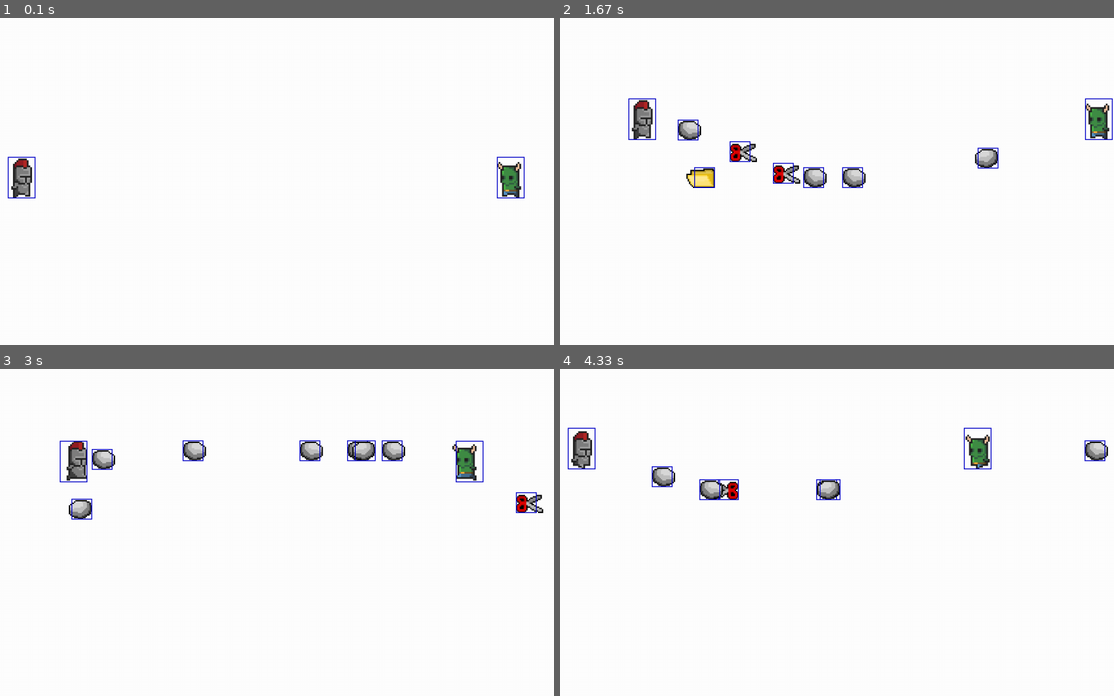
Above: before the commit, frames 1-4 (two rows, left to right).
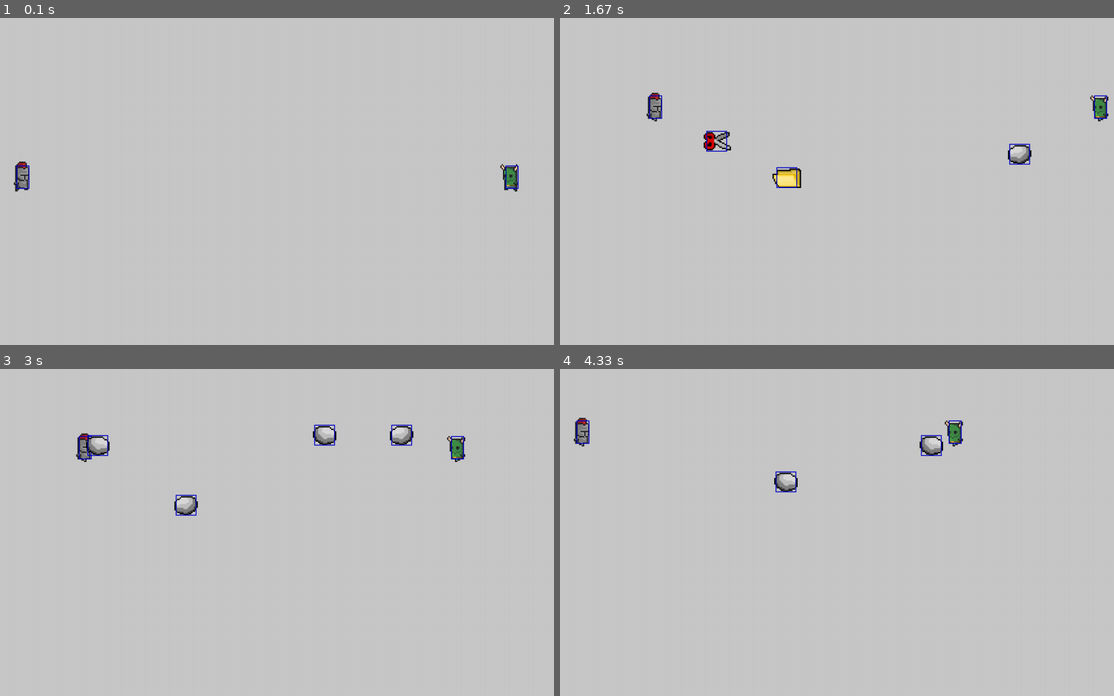
Above: after the commit, the same moments.

Repository: OscarVinhNguyen/RPS_Shoot
Game: pygame game, started from pygame_rock_paper_scissors.py
The game is run twice, just before and just after one commit, with the same random seed, the same clock (stepped at 60 frames per second) and the same inputs.
Inputs:
- Up to frame 1 (0.1 s): no input
- Up to frame 2 (1.67 s): tap Enter at 0.33 s; hold Right 0.67-1.13 s; hold D 0.67-1.13 s; tap F at 0.73, 1.03, 1.23, 1.57 s; tap G at 0.82 s; hold H 1.17-1.47 s; hold Up 1.17-1.47 s; hold W 1.17-1.47 s; tap Right Shift at 1.32 s; hold Up from 1.5 s (still down); hold W from 1.5 s (still down)
- Up to frame 3 (3 s): release Up at 1.8 s; release W at 1.8 s; hold Right 1.83-2.3 s; hold D 1.83-2.3 s; tap F at 1.9, 2.2, 2.4, 2.7, 2.97 s; tap G at 1.98 s; hold Left 2.33-2.87 s; hold A 2.33-2.87 s; tap Right Shift at 2.48 s; hold Down from 2.9 s (still down); hold S from 2.9 s (still down)
- Up to frame 4 (4.33 s): release Down at 3.2 s; release S at 3.2 s; tap \ at 3.23 s; hold Left 3.57-3.97 s; hold A 3.57-3.97 s; tap F at 3.63, 3.93, 4.07 s; tap Right Shift at 3.72 s; hold Up from 4 s (still down); hold W from 4 s (still down)

The runs differ from the first frame. In frame 1, 100% of the frame differs, in the area x 0-100%, y 0-100%; in frame 2, 100%; in frame 3, 99%; in frame 4, 100%.

Commit message:
Redone hitboxes, collision mehtod, and projectile collisions and calculations

Diff:
--- a/pygame_rock_paper_scissors.py
+++ b/pygame_rock_paper_scissors.py
@@ -17,18 +17,57 @@
         self.y = y
         self. spd = spd
         self.cooldown = cooldown
-        self.hitbox = (self.x + 8, self.y + 8, 16*4, 24*4)
+        self.hitbox = (self.x-4*3, self.y-4*3, 10*3, 18*3)
+
+    def movement_controls(self, left_key, right_key, up_key, down_key):
+        if keys[left_key] and self.x > 32 + self.spd:
+            self.x -= self.spd
+        if keys[right_key] and self.x < win_w - 32 - self.spd:
+            self.x += self.spd
+        if keys[up_key] and self.y > 32 + self.spd:
+            self.y -= self.spd
+        if keys[down_key] and self.y < win_h - 64 - self.spd:
+            self.y += self.spd
 
     def draw_hitbox(self, win):
-            pygame.draw.rect(win, (0, 0, 200), self.hitbox, 2)
+        self.hitbox = (self.x-4*3, self.y-4*3, 10*3, 18*3)
+        pygame.draw.rect(win, (0, 0, 200), self.hitbox, 2)
 
 class Projectile():
-    def __init__(self, x, y, direction, spd, variety):
+    def __init__(self, x, y, direction, spd, spr_index, variety):
         self.x = x
         self.y = y
         self.direction = direction
         self.vel = direction * spd
+        self.spr_index = spr_index
         self.variety = variety
+        self.hitbox = (self.x-8*3, self.y-8*3, 16*3, 16*3)
+
+    def draw_hitbox(self, win):
+        self.hitbox = (self.x-8*3, self.y-8*3, 16*3, 16*3)
+        pygame.draw.rect(win, (0, 0, 200), self.hitbox, 2)
+
+    # decide player 1 and player 2 projectile collisions for the RPS mechanic
+    def bullet_collision(self, targ_bullet, all_bullets):
+        for test_bullet in all_bullets:
+            if test_bullet == targ_bullet:
+                pass
+            elif check_collision(targ_bullet, test_bullet):
+                if targ_bullet.direction == 1:
+                    player_1_proj = targ_bullet
+                    player_2_proj = test_bullet
+                elif targ_bullet.direction == -1:
+                    player_2_proj = targ_bullet
+                    player_1_proj = test_bullet
+                # running math to determine what bullet wins
+                results = (player_1_proj.variety) - (player_2_proj.variety + 10)
+                if results == -10:
+                    all_bullets.pop(all_bullets.index(player_1_proj))
+                    all_bullets.pop(all_bullets.index(player_2_proj))
+                elif results == -12 or results == -9:
+                    all_bullets.pop(all_bullets.index(player_2_proj))
+                elif results == -8 or results == -11:
+                    all_bullets.pop(all_bullets.index(player_1_proj))
 
 class SpriteSheet():
     def __init__(self, sheet, cols, rows):
@@ -52,10 +91,15 @@
     def draw(self, surface, cell_index, x, y, handle=0):
         surface.blit(self.sheet, (x+self.handle[handle][0], y+self.handle[handle][1]), self.cells[cell_index])
 
-def sprite_scale(sprite, sprite_size, cols, rows, scale_factor):
+def scale_sprite(sprite, sprite_size, cols, rows, scale_factor):
     """scale a sprite given the arguments"""
-    scaled_sprite = pygame.transform.scale(sprite, (cols*sprite_size*scale_factor, rows*sprite_size*scale_factor))
-    return scaled_sprite
+    return pygame.transform.scale(sprite, (cols*sprite_size*scale_factor, rows*sprite_size*scale_factor))
+
+def check_collision(obj1, obj2): # requires objects to have defined hitboxes
+    # collision check on the y-axis
+    if obj1.hitbox[1] < obj2.hitbox[1] + obj2.hitbox[3] and obj1.hitbox[1] + obj1.hitbox[3] > obj2.hitbox[1]:
+        if obj1.hitbox[0] < obj2.hitbox[0] + obj2.hitbox[2] and obj1.hitbox[0] + obj1.hitbox[2] > obj2.hitbox[0]:
+            return True
 
 # def redraw_game_window (needed?)
 
@@ -74,17 +118,17 @@
 index = 0 # when drawing sprites
 index_timer = 0 # timer when incrimenting sprites
 
-index_update = 6 # update== sprite every 6 frames (out of 60 FPS (10 sprite frams per second))
+index_update = 5 # update sprite every 5 frames (out of 60 FPS (12 sprite frams per second))
 
 # shooting cooldown timer used in conjuction with Player.cooldown
 player_1_shoot_timer = 0
 player_2_shoot_timer = 0
 
 # projectile speed for all players
-proj_spd = 10
-
-player_1 = Player(mode='player', color=(50, 50, 250), x=50, y=win_h/2-25, spd=5, cooldown=10)
-player_2 = Player(mode='player', color=(50, 175, 50), x=win_w-100, y=win_h/2-25, spd=5, cooldown=10)
+proj_spd = 8
+
+player_1 = Player(mode='player', color=(50, 50, 250), x=50, y=win_h/2-25, spd=6, cooldown=40)
+player_2 = Player(mode='player', color=(50, 175, 50), x=win_w-100, y=win_h/2-25, spd=6, cooldown=40)
 
 player_1_has_control = True
 player_2_has_control = True
@@ -95,15 +139,15 @@
 spr_knight_file = pygame.image.load("spr_rpss_knight.png")
 spr_orc_file = pygame.image.load("spr_rpss_orc.png")
 
-spr_knight_scaled = sprite_scale(spr_knight_file, 32, 7, 3, 4)
-spr_orc_scaled = sprite_scale(spr_orc_file, 32, 7, 3, 4)
+spr_knight_scaled = scale_sprite(spr_knight_file, 32, 7, 3, 3)
+spr_orc_scaled = scale_sprite(spr_orc_file, 32, 7, 3, 3)
 
 spr_knight = SpriteSheet(spr_knight_scaled, 7, 3)
 spr_orc = SpriteSheet(spr_orc_scaled, 7, 3)
 
 # projectile sprites
 spr_proj_file = pygame.image.load("spr_rpss_projectiles.png")
-spr_proj_scaled = sprite_scale(spr_proj_file, 32, 3, 1, 3)
+spr_proj_scaled = scale_sprite(spr_proj_file, 32, 3, 1, 3)
 spr_proj = SpriteSheet(spr_proj_scaled, 3, 1)
 
 spr2_proj_flipped = pygame.transform.flip(spr_proj_scaled, True, False)
@@ -121,30 +165,28 @@
         if event.type == pygame.QUIT:
           run = False
 
-    win.fill((255, 255, 255))
+    win.fill((200, 200, 200))
 
     # draw the character referencing the draw method in the class, SpritSheet()
     spr_knight.draw(win, (index % 4)+7, player_1.x, player_1.y, CENTER_HANDLE)
     spr_orc.draw(win, (index % 4)+7, player_2.x, player_2.y, CENTER_HANDLE)
 
     # updating hitbox location to the players location
-    player_1.hitbox = (player_1.x-8*4, player_1.y-8*4, 16*4, 24*4)
     player_1.draw_hitbox(win)
-
-    player_2.hitbox = (player_2.x-8*4, player_2.y-8*4, 16*4, 24*4)
     player_2.draw_hitbox(win)
+
+
+    # checking bullet collisions with one another
+    for bullet in bullets:
+        bullet.bullet_collision(targ_bullet=bullet, all_bullets=bullets)
 
     for bullet in bullets:
         if bullet.direction == 1:
-            if bullet.y - 8*4 < player_2.hitbox[1] + player_2.hitbox[3] and bullet.y + 8*4 > player_2.hitbox[1]:
-                if bullet.x < player_2.hitbox[0] + player_2.hitbox[2] and bullet.x + 16*4 > player_2.hitbox[0]:
-                    print("player_2 hit")
-                    bullets.pop(bullets.index(bullet))
-        if bullet.direction == -1:
-            if bullet.y - 8*4 < player_1.hitbox[1] + player_1.hitbox[3] and bullet.y + 8*4 > player_1.hitbox[1]:
-                if bullet.x - 16*4 < player_1.hitbox[0] + player_1.hitbox[2] and bullet.x > player_1.hitbox[0]:
-                    print("player_1 hit")
-                    bullets.pop(bullets.index(bullet))
+            if check_collision(bullet, player_2):
+                bullets.pop(bullets.index(bullet))
+        elif bullet.direction == -1:
+            if check_collision(bullet, player_1):
+                bullets.pop(bullets.index(bullet))
         if bullet.x > 0 and bullet.x < win_w:
             bullet.x += bullet.vel
         else:
@@ -153,11 +195,11 @@
     # draw bullets from the bullets list
     for bullet in bullets:
         if bullet.direction == 1:
-            spr_proj.draw(win, bullet.variety, bullet.x, bullet.y, handle=3)
-            pygame.draw.rect(win, (0, 0, 200), (bullet.x, bullet.y-8*3, 16*3, 16*3), 2)
+            spr_proj.draw(win, bullet.spr_index, bullet.x, bullet.y, handle=CENTER_HANDLE)
+            bullet.draw_hitbox(win)
         if bullet.direction == -1:
-            spr2_proj.draw(win, bullet.variety, bullet.x, bullet.y, handle=5)
-            pygame.draw.rect(win, (0, 0, 200), (bullet.x-16*3, bullet.y-8*3, 16*3, 16*3), 2)
+            spr2_proj.draw(win, bullet.spr_index, bullet.x, bullet.y, handle=CENTER_HANDLE)
+            bullet.draw_hitbox(win)
 
     # sprite (index) frame rate
     index_timer += 1
@@ -180,24 +222,17 @@
         # shooting
         if player_1_shoot_timer <= 0:
             if keys[pygame.K_f]:
-                bullets.append(Projectile(player_1.x+8*4, player_1.y+16, 1, proj_spd, variety=0)) # rock
+                bullets.append(Projectile(player_1.x+8*3, player_1.y+16, 1, proj_spd, spr_index=0, variety=1)) # rock
                 player_1_shoot_timer = player_1.cooldown
             elif keys[pygame.K_g]:
-                bullets.append(Projectile(player_1.x+8*4, player_1.y+16, 1, proj_spd, variety=1)) # paper
+                bullets.append(Projectile(player_1.x+8*3, player_1.y+16, 1, proj_spd, spr_index=1, variety=2)) # paper
                 player_1_shoot_timer = player_1.cooldown
             elif keys[pygame.K_h]:
-                bullets.append(Projectile(player_1.x+8*4, player_1.y+16, 1, proj_spd, variety=2)) # scissors
+                bullets.append(Projectile(player_1.x+8*3, player_1.y+16, 1, proj_spd, spr_index=2, variety=3)) # scissors
                 player_1_shoot_timer = player_1.cooldown
 
         # movement
-        if keys[pygame.K_a] and player_1.x > 32 + player_1.spd:
-            player_1.x -= player_1.spd
-        if keys[pygame.K_d] and player_1.x < win_w - 32 - player_1.spd:
-            player_1.x += player_1.spd
-        if keys[pygame.K_w] and player_1.y > 32 + player_1.spd:
-            player_1.y -= player_1.spd
-        if keys[pygame.K_s] and player_1.y < win_h - 64 - player_1.spd:
-            player_1.y += player_1.spd
+        player_1.movement_controls(pygame.K_a, pygame.K_d, pygame.K_w, pygame.K_s)
 
     # player 2 controls (and screen boundaries)
     if player_2_has_control:
@@ -205,24 +240,17 @@
         # shooting
         if player_2_shoot_timer <= 0:
             if keys[pygame.K_RSHIFT]:
-                bullets.append(Projectile(player_2.x-8*4, player_2.y+16, -1, proj_spd, variety=2)) # rock
+                bullets.append(Projectile(player_2.x-8*3, player_2.y+16, -1, proj_spd, spr_index=2, variety=1)) # rock
                 player_2_shoot_timer = player_2.cooldown
             elif keys[pygame.K_RETURN]:
-                bullets.append(Projectile(player_2.x-8*4, player_2.y+16, -1, proj_spd, variety=1)) # paper
+                bullets.append(Projectile(player_2.x-8*3, player_2.y+16, -1, proj_spd, spr_index=1, variety=2)) # paper
                 player_2_shoot_timer = player_2.cooldown
             elif keys[pygame.K_BACKSLASH]:
-                bullets.append(Projectile(player_2.x-8*4, player_2.y+16, -1, proj_spd, variety=0)) # scissors
+                bullets.append(Projectile(player_2.x-8*3, player_2.y+16, -1, proj_spd, spr_index=0, variety=3)) # scissors
                 player_2_shoot_timer = player_2.cooldown
 
         # movement
-        if keys[pygame.K_LEFT] and player_2.x > 32 + player_2.spd:
-            player_2.x -= player_2.spd
-        if keys[pygame.K_RIGHT] and player_2.x < win_w - 32 - player_2.spd:
-            player_2.x += player_2.spd
-        if keys[pygame.K_UP] and player_2.y > 32 + player_2.spd:
-            player_2.y -= player_2.spd
-        if keys[pygame.K_DOWN] and player_2.y < win_h - 64 - player_2.spd:
-            player_2.y += player_2.spd
+        player_2.movement_controls(pygame.K_LEFT, pygame.K_RIGHT, pygame.K_UP, pygame.K_DOWN)
 
     pygame.display.update()
 
Binary file changed: spr_rpss_projectiles.png
Not shown, changed: RPSS_Assests/spr_rpss_projectiles.psd
